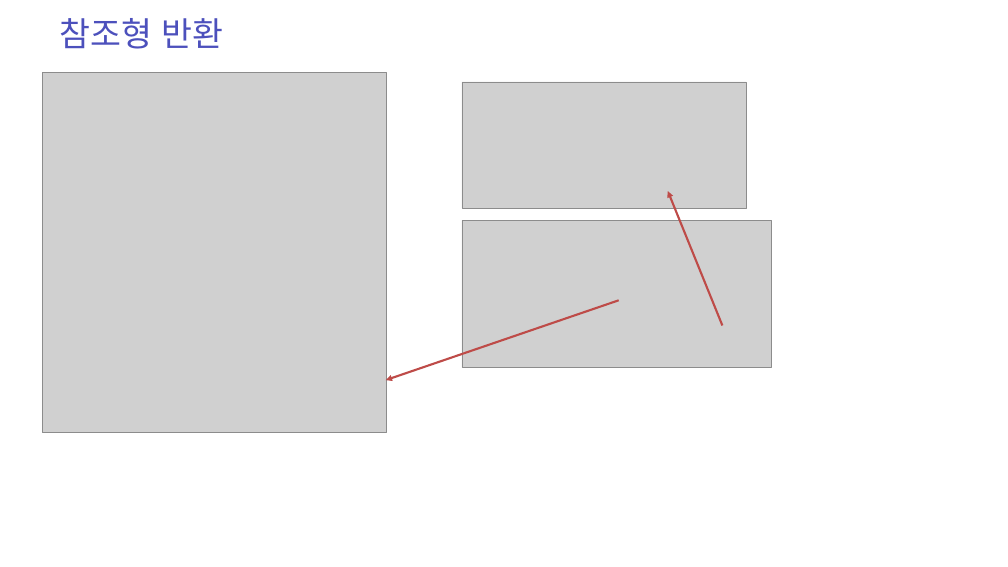
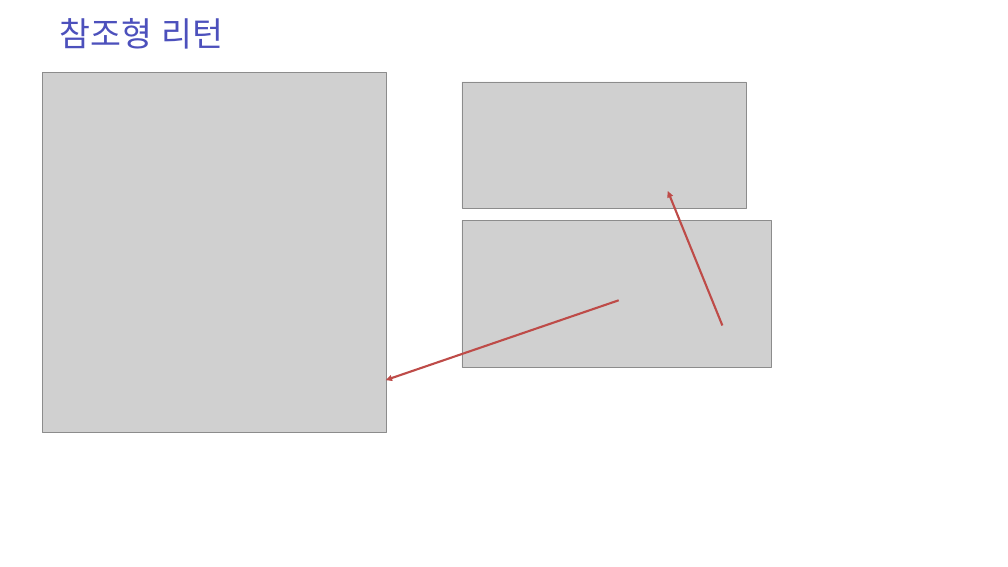
Before and after one commit to zest132/JavaLecture, a slide deck: slide 29 of JavaLecture/LectureFile/java 6강.pptx. Drawn at 1008x567 pixels with LibreOffice and Linux fonts; fonts in the diff are those of the drawing; grey boxes stand for pictures. Boxes give left, top, right and bottom in pixels: in the first picture for what was removed or moved away, otherwise in the second. Text is boxed around its words. In the diff, an @@ line names an element or a change of style, - is before the commit and + after.

```diff
--- a/JavaLecture/LectureFile/java 6강.pptx
+++ b/JavaLecture/LectureFile/java 6강.pptx
@@ text at (60,18,224,49): text changed @@
-참조형 반환
+참조형 리턴
```
Also in this commit, not shown: 1 other slide changed, 5 other files.
